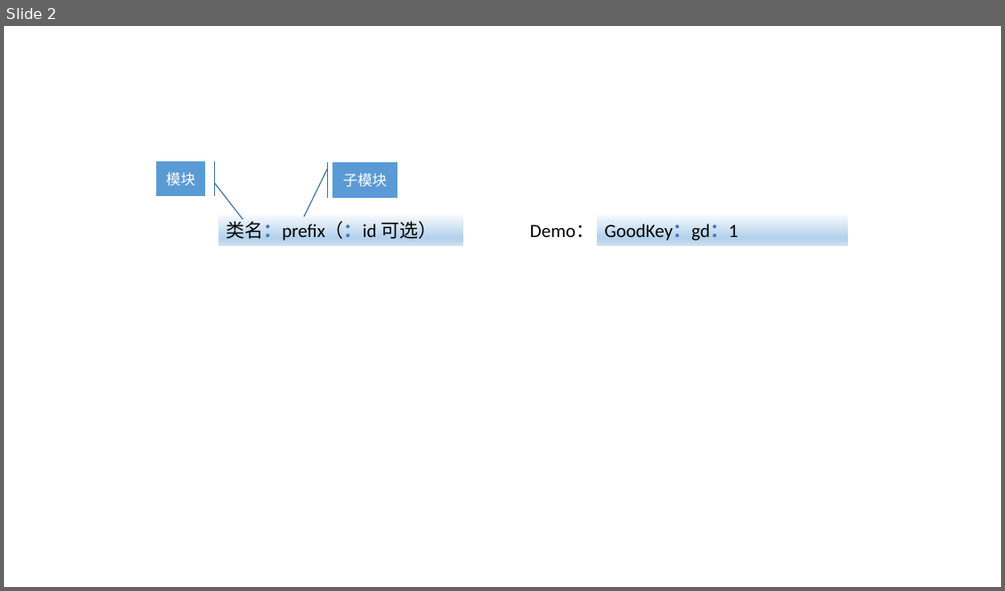
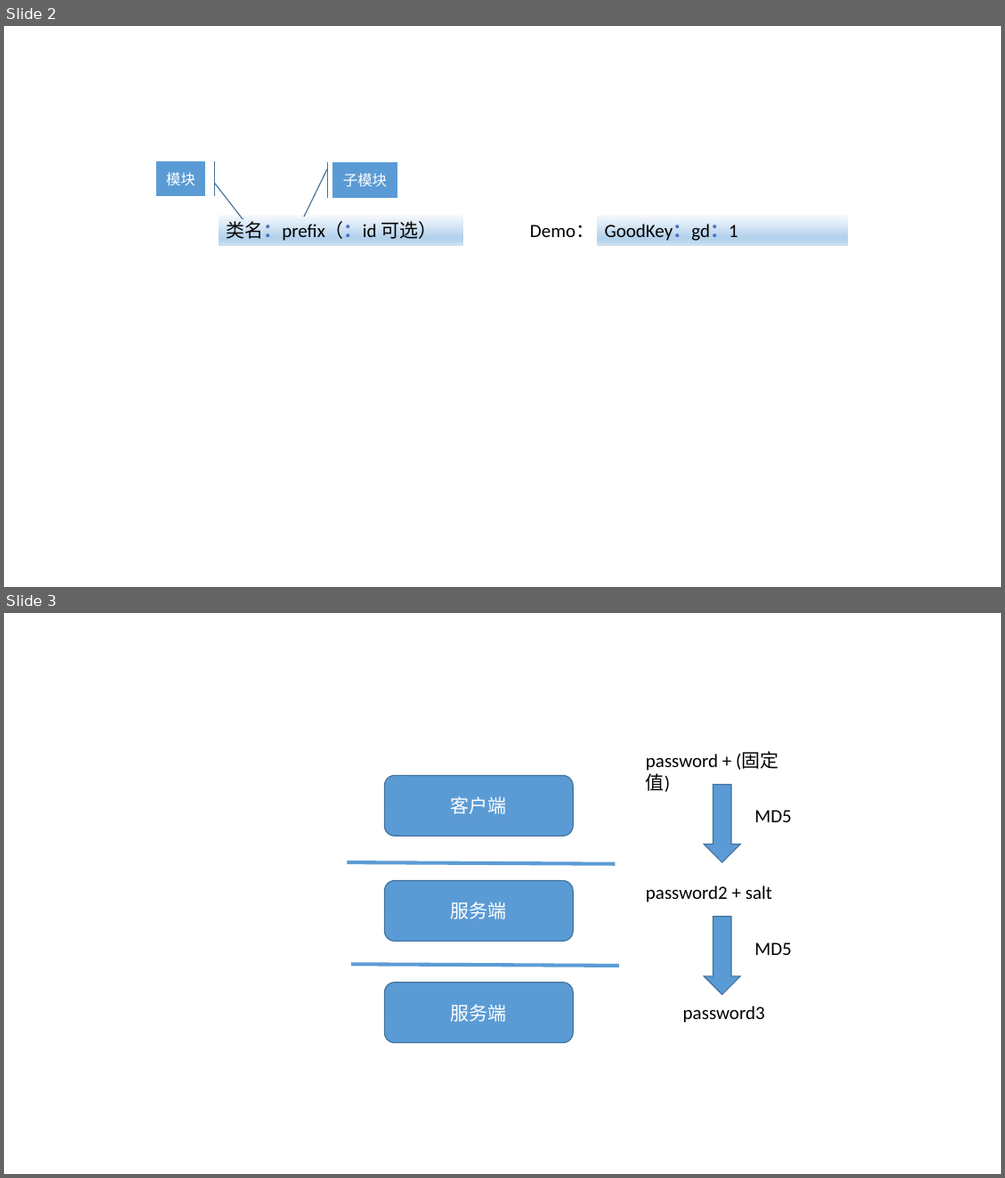
Before and after one commit to OrdinaryYZH/OrdinaryYZH.github.io, a slide deck: source/_posts/private/videos/miaosha/笔记.pptx. Shown one above the other, each under a label of ours: slide 2 before the commit, slides 2 and 3 after it. The pictures are 1005x591 and 1005x1178 pixels, drawn with LibreOffice and Linux fonts; fonts in the diff are those of the drawing. Boxes give left, top, right and bottom in pixels: in the first picture for what was removed or moved away, otherwise in the second. Text is boxed around its words. In the diff, an @@ line names an element or a change of style, - is before the commit and + after.

```diff
--- a/source/_posts/private/videos/miaosha/笔记.pptx
+++ b/source/_posts/private/videos/miaosha/笔记.pptx
@@ slide 3 added at [4,613,1001,1174], background #FFFFFF @@
@@ text added at [646,752,778,792], 18 pt, text #000000 @@
+password + (固定值)
@@ rounded rectangle added at [385,775,573,835], fill #5B9BD5, outline #43739E 1 pt, 18 pt, text #FFFFFF @@
+客户端
@@ down arrow added at [704,784,741,862], fill #5B9BD5, outline #43739E 1 pt @@
@@ text added at [754,810,791,822], 18 pt, text #000000 @@
+MD5
@@ line added from (348, 862) to (615, 863), #5B9BD5 3.5 pt @@
@@ rounded rectangle added at [385,881,573,941], fill #5B9BD5, outline #43739E 1 pt, 18 pt, text #FFFFFF @@
+服务端
@@ text added at [646,885,772,902], 18 pt, text #000000 @@
+password2 + salt
@@ down arrow added at [704,916,741,995], fill #5B9BD5, outline #43739E 1 pt @@
@@ text added at [754,942,791,955], 18 pt, text #000000 @@
+MD5
@@ line added from (351, 964) to (619, 965), #5B9BD5 3.5 pt @@
@@ rounded rectangle added at [385,982,573,1043], fill #5B9BD5, outline #43739E 1 pt, 18 pt, text #FFFFFF @@
+服务端
@@ text added at [683,1005,765,1022], 18 pt, text #000000 @@
+password3
```
Also in this commit, not shown: 1 other file.
